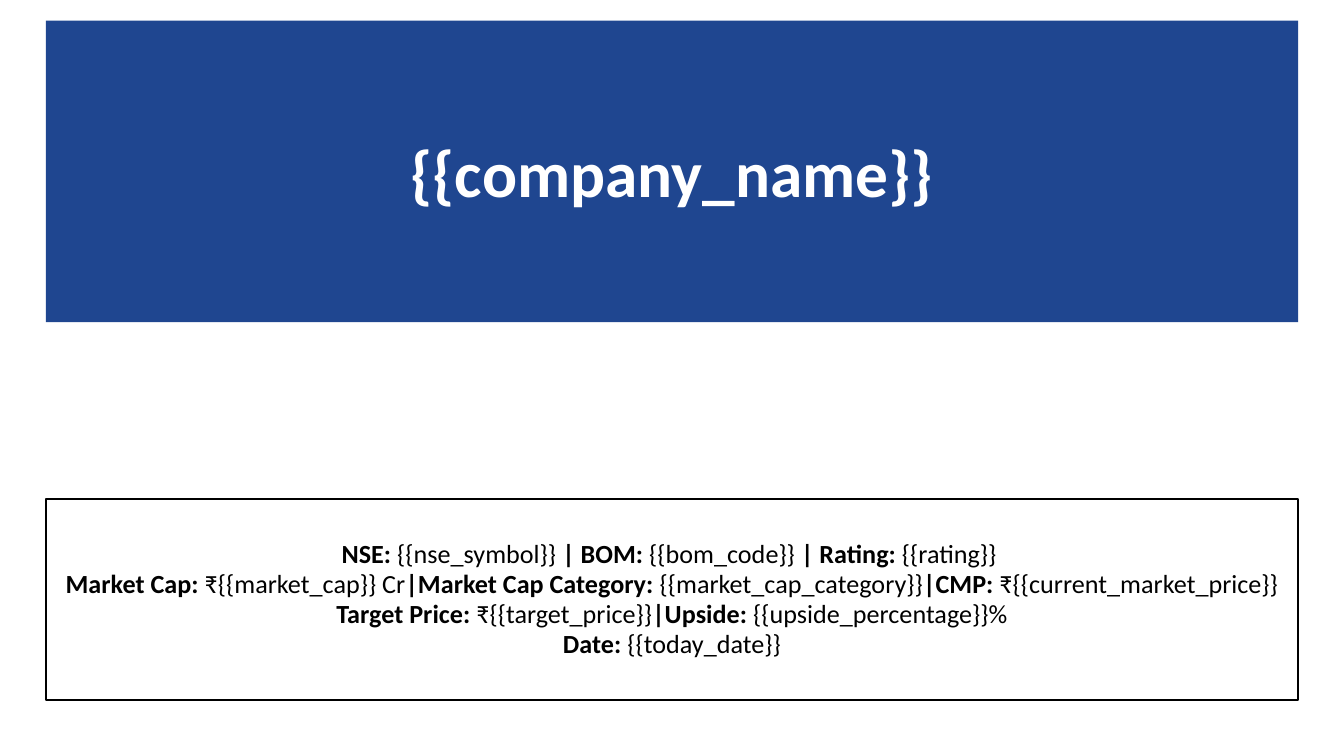
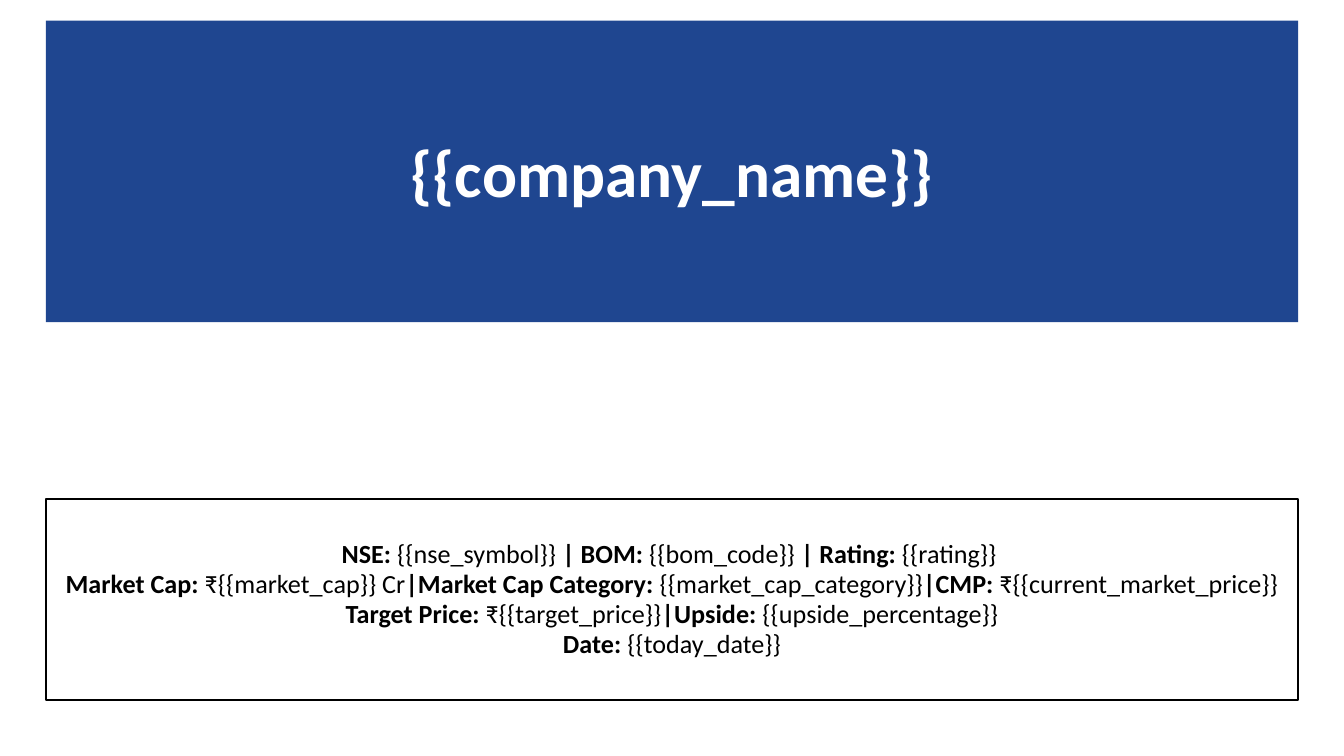
Before and after one commit to pratik1133/fluffy-lamp, a slide deck: slide 1 of master_template.pptx. Drawn at 1344x756 pixels with LibreOffice and Linux fonts; fonts in the diff are those of the drawing; background and template pictures are left out. Boxes give left, top, right and bottom in pixels: in the first picture for what was removed or moved away, otherwise in the second. Text is boxed around its words. In the diff, an @@ line names an element or a change of style, - is before the commit and + after.

Commit message:
new template

```diff
--- a/master_template.pptx
+++ b/master_template.pptx
@@ subtitle at (x1=346, y1=604, x2=998, y2=628): text changed @@
-Target Price: ₹{{target_price}}|Upside: {{upside_percentage}}%
+Target Price: ₹{{target_price}}|Upside: {{upside_percentage}}
```
